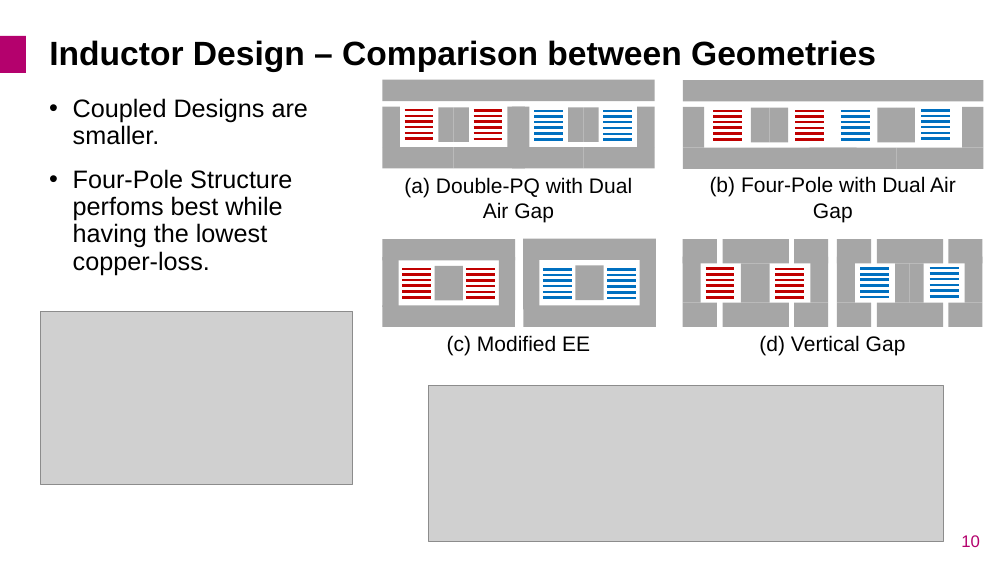
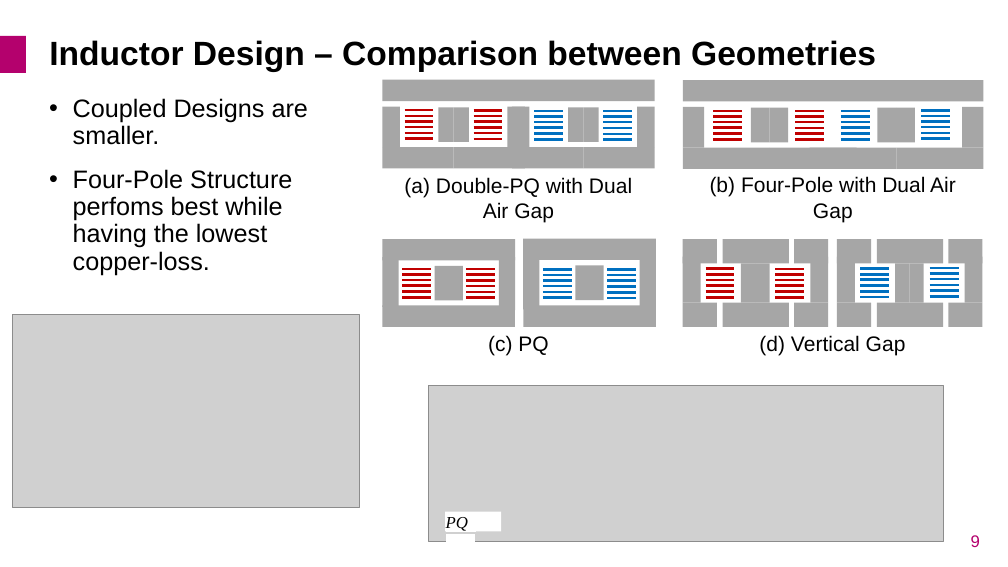
Before and after one commit to Keilomatico/IPEC2026_Coupled_Inductor_Buck, a slide deck: slide 9 of Presentation/IPEC2026_Adrian-Keil_Coupled-Inductor-Buck.pptx (slide 10 before the commit). Drawn at 1008x567 pixels with LibreOffice and Linux fonts; fonts in the diff are those of the drawing; grey boxes stand for pictures; background and template pictures are left out. Boxes give left, top, right and bottom in pixels: in the first picture for what was removed or moved away, otherwise in the second. Text is boxed around its words. In the diff, an @@ line names an element or a change of style, - is before the commit and + after.

```diff
--- a/Presentation/IPEC2026_Adrian-Keil_Coupled-Inductor-Buck.pptx
+++ b/Presentation/IPEC2026_Adrian-Keil_Coupled-Inductor-Buck.pptx
@@ picture: place and size @@
-picture at [40,312,353,485]
+picture at [12,315,359,507]
@@ text at [488,335,548,356]: text changed @@
-(c) Modified EE
+(c) PQ
@@ rectangle added at [445,512,501,532], fill #FFFFFF @@
@@ text added at [446,517,468,533], 16 pt, text #000000, italic @@
+PQ
@@ page number at [971,535,980,547]: text changed @@
-10
+9
```
Also in this commit, not shown: 3 other slides changed, 1 slide added, 2 other files.
